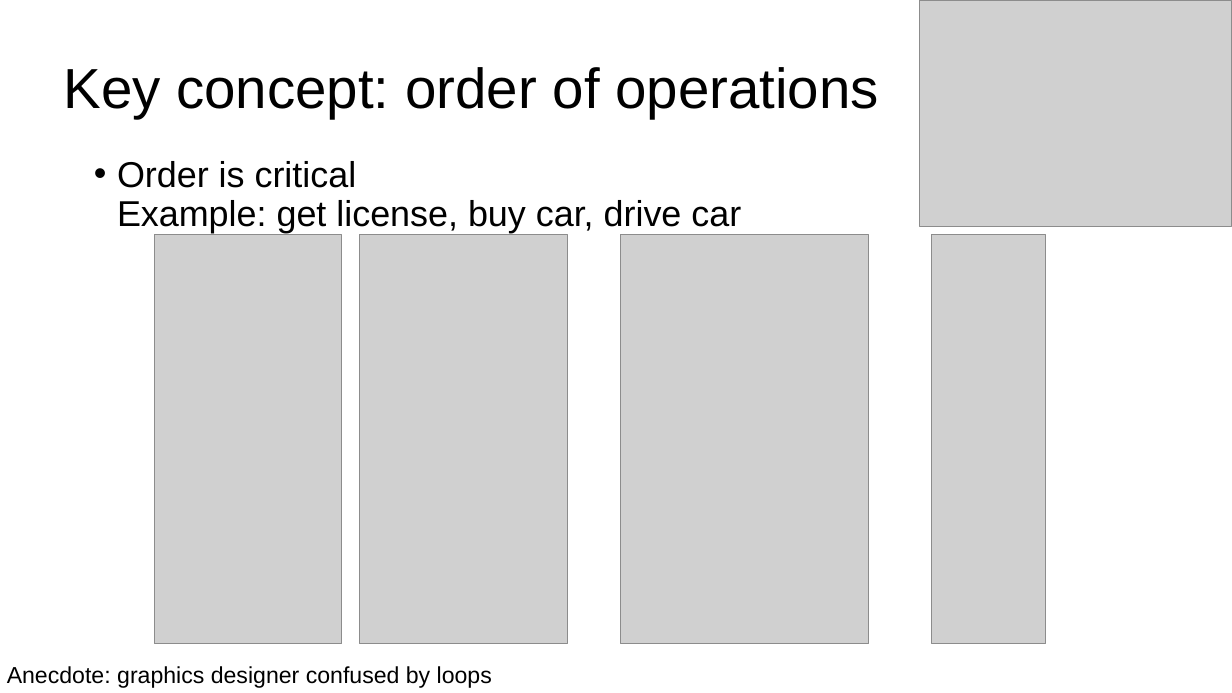
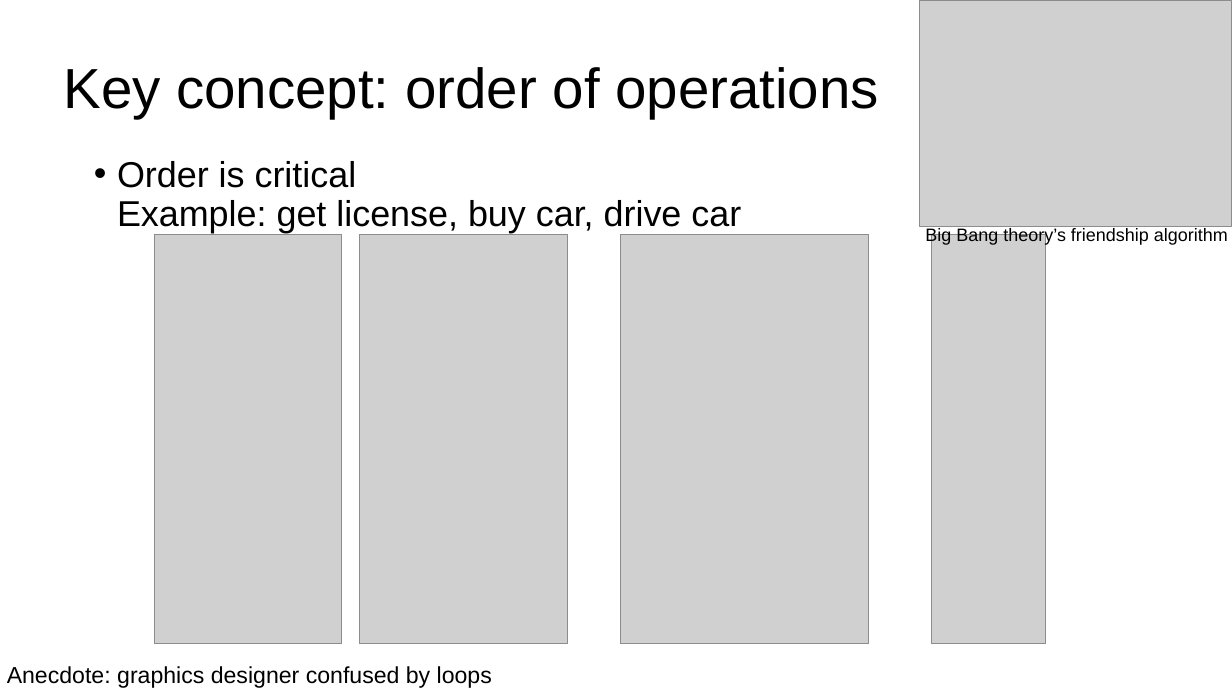
Before and after one commit to parrt/msds501, a slide deck: slide 6 of slides/intro-programming.pptx. Drawn at 1232x693 pixels with LibreOffice and Linux fonts; fonts in the diff are those of the drawing; grey boxes stand for pictures; background and template pictures are left out. Boxes give left, top, right and bottom in pixels: in the first picture for what was removed or moved away, otherwise in the second. Text is boxed around its words. In the diff, an @@ line names an element or a change of style, - is before the commit and + after.

```diff
--- a/slides/intro-programming.pptx
+++ b/slides/intro-programming.pptx
@@ text added at (925,227,1228,245), 14 pt, text #000000 @@
+Big Bang theory’s friendship algorithm
```
Also in this commit, not shown: 4 other slides changed, 1 slide added, 3 other files.
